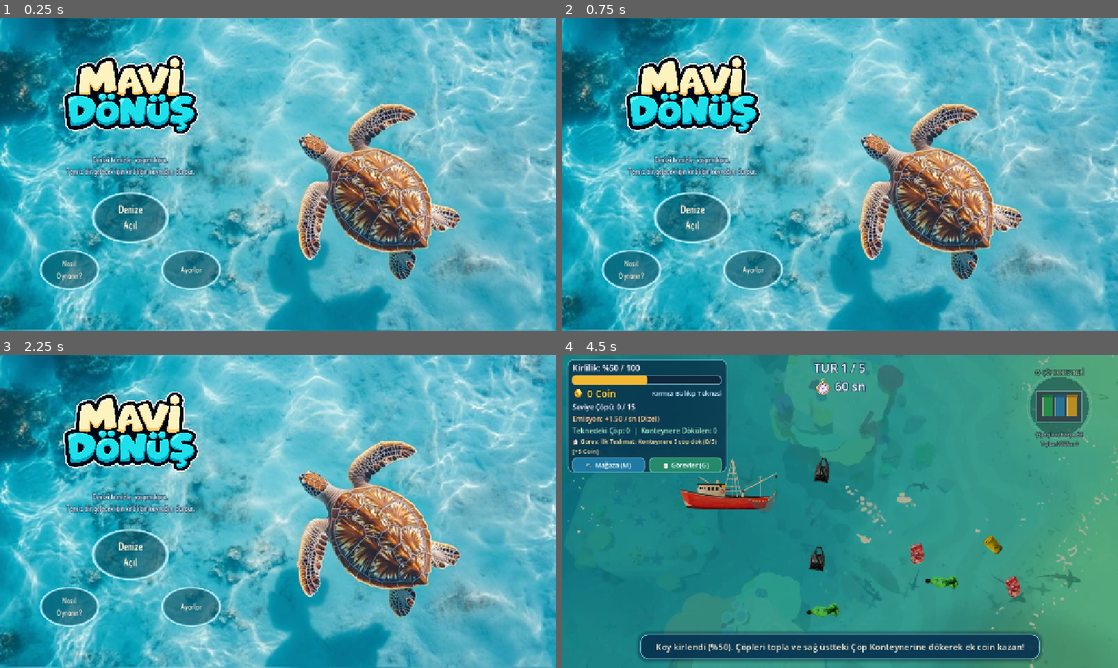
Above: before the commit, frames 1-4 (two rows, left to right).
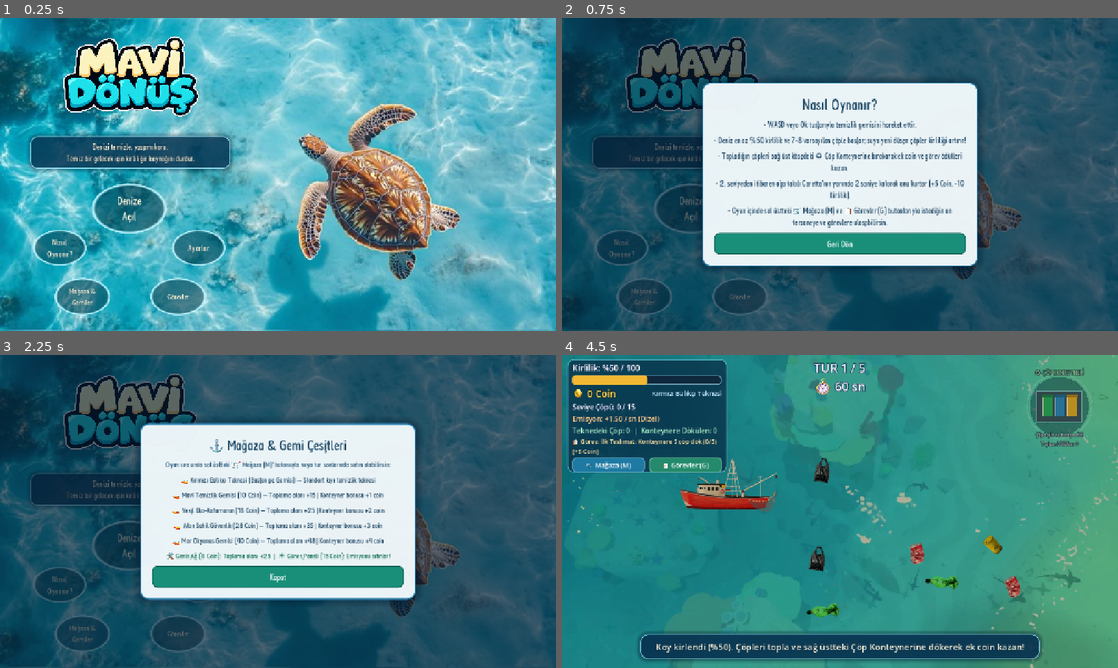
Above: after the commit, the same moments.

Repository: tubaiskol/Mavi-Donus-Hackathon-Team22
Game: Godot game, scene res://scenes/main_menu.tscn
The game is run twice, just before and just after one commit, with the same random seed, the same clock (stepped at 60 frames per second) and the same inputs. The engine's default icon, where the game draws it, is replaced by a stand-in: a white triangle on a blue panel in a dark square.
Inputs (mouse positions are in pixels of both pictures, inside the frame that each line leads up to):
- Up to frame 1 (0.25 s): no input
- Up to frame 2 (0.75 s): click "Nasıl Oynanır?" at 0.5 s
- Up to frame 3 (2.25 s): click "Ayarlar" at 1.25 s; click (83, 633) at 2 s, where only the run after the commit has a clickable "Mağaza & Gemiler"
- Up to frame 4 (4.5 s): click (739, 633) at 2.75 s, where only the run after the commit has a clickable "Görevler"; click (840, 577) at 3.5 s, where only the run after the commit has a clickable "Kapat"; click "Denize Açıl" at 4.25 s

The runs differ from the first frame. In frame 1, 16% of the frame differs, in the area x 5-42%, y 5-96%; in frame 2, 100%, in the area x 0-100%, y 0-100%; in frame 3, 99%; in frame 4, nothing differs.

Commit message:
yeni ayarlar penceresi, kalın ses barları ve tam açık kapalı butonları eklendi

Diff:
--- a/scripts/main_menu.gd
+++ b/scripts/main_menu.gd
@@ -1,13 +1,63 @@
 extends Control
 
+const MENU_FONT := preload("res://assets/menu_font.ttf")
+
 @onready var start_button: TextureButton = $CenterContainer/MenuBox/ButtonsBox/StartButton
+@onready var help_button: TextureButton = $CenterContainer/MenuBox/ButtonsBox/HelpButton
+@onready var settings_button: TextureButton = $CenterContainer/MenuBox/ButtonsBox/SettingsButton
+
+var _howto_overlay: Control
+var _settings_overlay: Control
+var _fleet_overlay: Control
+var _quests_overlay: Control
+
+var _music_slider: HSlider
+var _sfx_slider: HSlider
+var _music_toggle_box: Button
+var _sfx_toggle_box: Button
 
 
 func _ready() -> void:
 	get_tree().paused = false
 	GameState.running = false
 	start_button.pressed.connect(_start_game)
+	help_button.pressed.connect(_open_howto)
+	settings_button.pressed.connect(_open_settings)
+	_style_subtitle_banner()
 	_position_menu_buttons()
+	_build_modals()
+
+
+func _style_subtitle_banner() -> void:
+	# Ana menüdeki alt açıklama yazısına (InfoLabel) şık deniz temalı UI kartı ekle
+	var menu_box: VBoxContainer = $CenterContainer/MenuBox
+	var info_label: Label = menu_box.get_node_or_null("InfoLabel") as Label
+	if info_label == null:
+		return
+
+	var banner := PanelContainer.new()
+	banner.name = "SubtitleBanner"
+	var sb := StyleBoxFlat.new()
+	sb.bg_color = Color(0.03, 0.22, 0.34, 0.76)
+	sb.border_color = Color(0.62, 0.92, 1.0, 0.82)
+	sb.set_border_width_all(2)
+	sb.set_corner_radius_all(16)
+	sb.content_margin_left = 18
+	sb.content_margin_right = 18
+	sb.content_margin_top = 12
+	sb.content_margin_bottom = 12
+	sb.shadow_color = Color(0.0, 0.08, 0.16, 0.38)
+	sb.shadow_size = 10
+	banner.add_theme_stylebox_override("panel", sb)
+
+	var idx := info_label.get_index()
+	menu_box.add_child(banner)
+	menu_box.move_child(banner, idx)
+	info_label.reparent(banner)
+	info_label.add_theme_font_size_override("font_size", 19)
+	info_label.add_theme_color_override("font_color", Color(1.0, 0.98, 0.88))
+	info_label.add_theme_color_override("font_outline_color", Color(0.04, 0.18, 0.28, 0.96))
+	info_label.add_theme_constant_override("outline_size", 5)
 
 
 func _start_game() -> void:
@@ -16,25 +66,509 @@
 	start_button.disabled = true
 	get_tree().change_scene_to_file("res://scenes/main.tscn")
 
+
+func _open_howto() -> void:
+	if AudioManager:
+		AudioManager.play_button()
+	if _howto_overlay:
+		_howto_overlay.show()
+
+
+func _open_settings() -> void:
+	if AudioManager:
+		AudioManager.play_button()
+	if _settings_overlay:
+		_refresh_settings_ui()
+		_settings_overlay.show()
+
+
+func _open_fleet() -> void:
+	if AudioManager:
+		AudioManager.play_button()
+	if _fleet_overlay:
+		_fleet_overlay.show()
+
+
+func _open_quests() -> void:
+	if AudioManager:
+		AudioManager.play_button()
+	if _quests_overlay:
+		_quests_overlay.show()
+
+
+func _build_modals() -> void:
+	var ui_theme := Theme.new()
+	if MENU_FONT:
+		ui_theme.default_font = MENU_FONT
+		ui_theme.default_font_size = 20
+
+	# --- NASIL OYNANIR MODALI (mavi_donus tarzı) ---
+	var howto_vb := _create_modal_card("HowToModal", ui_theme)
+	_howto_overlay = get_node("HowToModal")
+
+	howto_vb.add_child(_modal_label("Nasıl Oynanır?", 36, Color(0.06, 0.24, 0.36)))
+	howto_vb.add_child(_modal_label("• WASD veya Ok tuşlarıyla temizlik gemisini hareket ettir.", 19))
+	howto_vb.add_child(_modal_label("• Deniz en az %50 kirlilik ve 7-8 varsayılan çöple başlar; suya yeni düşen çöpler kirliliği artırır!", 19))
+	howto_vb.add_child(_modal_label("• Topladığın çöpleri sağ üst köşedeki ♻️ Çöp Konteynerine bırakarak ek coin ve görev ödülleri kazan.", 19))
+	howto_vb.add_child(_modal_label("• 2. seviyeden itibaren ağa takılı Caretta'nın yanında 2 saniye kalarak onu kurtar (+5 Coin, -10 Kirlilik).", 19))
+	howto_vb.add_child(_modal_label("• Oyun içinde sol üstteki 🛒 Mağaza (M) ve 📋 Görevler (G) butonlarıyla istediğin an tersaneye ve görevlere ulaşabilirsin.", 19))
+	howto_vb.add_child(_modal_button("Geri Dön", func():
+		if AudioManager:
+			AudioManager.play_button()
+		_howto_overlay.hide()
+	))
+
+	# --- MAĞAZA & GEMİLER TANITIM MODALI ---
+	var fleet_vb := _create_modal_card("FleetModal", ui_theme)
+	_fleet_overlay = get_node("FleetModal")
+	fleet_vb.add_child(_modal_label("⚓ Mağaza & Gemi Çeşitleri", 34, Color(0.06, 0.24, 0.36)))
+	fleet_vb.add_child(_modal_label("Oyun sırasında sol üstteki '🛒 Mağaza (M)' butonuyla veya tur sonlarında satın alabilirsin:", 18, Color(0.18, 0.36, 0.48)))
+	for boat_id in GameState.BOAT_ORDER:
+		var info: Dictionary = GameState.BOAT_CATALOG[boat_id]
+		var cost_txt := "Başlangıç Gemisi" if int(info["cost"]) == 0 else "%d Coin" % int(info["cost"])
+		fleet_vb.add_child(_modal_label("🚤 %s (%s) — %s" % [info["name"], cost_txt, info["desc"]], 18))
+	fleet_vb.add_child(_modal_label("🛠️ Geniş Ağ (8 Coin): Toplama alanı +25  |  ☀️ Güneş Paneli (15 Coin): Emisyonu sıfırlar!", 18, Color(0.10, 0.46, 0.36)))
+	fleet_vb.add_child(_modal_button("Kapat", func():
+		if AudioManager:
+			AudioManager.play_button()
+		_fleet_overlay.hide()
+	))
+
+	# --- GÖREVLER MODALI ---
+	var quests_vb := _create_modal_card("QuestsPreviewModal", ui_theme)
+	_quests_overlay = get_node("QuestsPreviewModal")
+	quests_vb.add_child(_modal_label("📋 Deniz Temizliği Görevleri", 34, Color(0.06, 0.24, 0.36)))
+	quests_vb.add_child(_modal_label("Oyun içinde bu görevleri tamamlayarak ekstra coin ödülleri kazanırsın:", 18, Color(0.18, 0.36, 0.48)))
+	for q in GameState.quests:
+		quests_vb.add_child(_modal_label("🎯 %s  —  Ödül: +%d Coin" % [q["title"], int(q["reward"])], 18))
+	quests_vb.add_child(_modal_button("Kapat", func():
+		if AudioManager:
+			AudioManager.play_button()
+		_quests_overlay.hide()
+	))
+
+	# --- AYARLAR MODALI (Referans görseldeki OPTIONS tarzı) ---
+	_build_sweet_settings_modal(ui_theme)
+
+
+func _build_sweet_settings_modal(ui_theme: Theme) -> void:
+	_settings_overlay = Control.new()
+	_settings_overlay.name = "SettingsModal"
+	_settings_overlay.set_anchors_and_offsets_preset(Control.PRESET_FULL_RECT)
+	_settings_overlay.visible = false
+	_settings_overlay.theme = ui_theme
+	add_child(_settings_overlay)
+
+	var dim := ColorRect.new()
+	dim.color = Color(0.02, 0.10, 0.20, 0.68)
+	dim.set_anchors_and_offsets_preset(Control.PRESET_FULL_RECT)
+	_settings_overlay.add_child(dim)
+
+	var cc := CenterContainer.new()
+	cc.set_anchors_and_offsets_preset(Control.PRESET_FULL_RECT)
+	_settings_overlay.add_child(cc)
+
+	# Mavi-turkuaz parlak çerçeveli ana kart (OPTIONS görseli tarzı)
+	var card := PanelContainer.new()
+	var card_sb := StyleBoxFlat.new()
+	card_sb.bg_color = Color(0.24, 0.76, 0.94, 0.97)
+	card_sb.border_color = Color(0.92, 0.99, 1.0, 0.98)
+	card_sb.set_border_width_all(5)
+	card_sb.set_corner_radius_all(28)
+	card_sb.content_margin_left = 34
+	card_sb.content_margin_right = 34
+	card_sb.content_margin_top = 26
+	card_sb.content_margin_bottom = 28
+	card_sb.shadow_color = Color(0.02, 0.14, 0.28, 0.52)
+	card_sb.shadow_size = 20
+	card.add_theme_stylebox_override("panel", card_sb)
+	cc.add_child(card)
+
+	var vb := VBoxContainer.new()
+	vb.custom_minimum_size = Vector2(460, 0)
+	vb.add_theme_constant_override("separation", 22)
+	card.add_child(vb)
+
+	# Üst Başlık Satırı: Büyük sarı-turuncu konturlu "AYARLAR" + sağ üst "✖" butonu
+	var header_hb := HBoxContainer.new()
+	header_hb.alignment = BoxContainer.ALIGNMENT_CENTER
+	vb.add_child(header_hb)
+
+	var spacer_left := Control.new()
+	spacer_left.custom_minimum_size = Vector2(42, 42)
+	header_hb.add_child(spacer_left)
+
+	var title_lbl := Label.new()
+	title_lbl.text = "AYARLAR"
+	title_lbl.size_flags_horizontal = Control.SIZE_EXPAND_FILL
+	title_lbl.horizontal_alignment = HORIZONTAL_ALIGNMENT_CENTER
+	title_lbl.add_theme_font_size_override("font_size", 46)
+	title_lbl.add_theme_color_override("font_color", Color(1.0, 0.84, 0.20))
+	title_lbl.add_theme_color_override("font_outline_color", Color(0.56, 0.24, 0.05, 1.0))
+	title_lbl.add_theme_constant_override("outline_size", 10)
+	header_hb.add_child(title_lbl)
+
+	var close_x_btn := Button.new()
+	close_x_btn.text = "✖"
+	close_x_btn.custom_minimum_size = Vector2(42, 42)
+	close_x_btn.add_theme_font_size_override("font_size", 20)
+	close_x_btn.add_theme_color_override("font_color", Color(0.65, 0.12, 0.08))
+	var x_sb := StyleBoxFlat.new()
+	x_sb.bg_color = Color(1.0, 0.76, 0.18)
+	x_sb.border_color = Color(0.92, 0.28, 0.16)
+	x_sb.set_border_width_all(3)
+	x_sb.set_corner_radius_all(21)
+	close_x_btn.add_theme_stylebox_override("normal", x_sb)
+	close_x_btn.add_theme_stylebox_override("hover", x_sb)
+	close_x_btn.add_theme_stylebox_override("pressed", x_sb)
+	close_x_btn.pressed.connect(func():
+		if AudioManager:
+			AudioManager.play_button()
+		_settings_overlay.hide()
+	)
+	header_hb.add_child(close_x_btn)
+
+	# 1. Satır: 🎵 Müzik (Büyük yazı + kalın kısa bar + sağda kare ful açık/kapalı kutusu)
+	var music_row := _create_audio_control_row(
+		"🎵 Müzik",
+		func(val: float):
+			if AudioManager:
+				AudioManager.set_music_volume(val)
+			_refresh_settings_ui(),
+		func():
+			if AudioManager:
+				var next_val := 0.0 if AudioManager.music_volume > 1.0 else 100.0
+				AudioManager.set_music_volume(next_val)
+				AudioManager.play_button()
+			_refresh_settings_ui()
+	)
+	_music_slider = music_row["slider"]
+	_music_toggle_box = music_row["box"]
+	vb.add_child(music_row["container"])
+
+	# 2. Satır: 🔊 Ses (Büyük yazı + kalın kısa bar + sağda kare ful açık/kapalı kutusu)
+	var sfx_row := _create_audio_control_row(
+		"🔊 Ses",
+		func(val: float):
+			if AudioManager:
+				AudioManager.set_sfx_volume(val)
+			_refresh_settings_ui(),
+		func():
+			if AudioManager:
+				var next_val := 0.0 if AudioManager.sfx_volume > 1.0 else 100.0
+				AudioManager.set_sfx_volume(next_val)
+				if next_val > 0.0:
+					AudioManager.play_button()
+			_refresh_settings_ui()
+	)
+	_sfx_slider = sfx_row["slider"]
+	_sfx_toggle_box = sfx_row["box"]
+	vb.add_child(sfx_row["container"])
+
+	# Alt Buton: Görseldeki parlak turuncu-sarı "Quit / Tamam" butonu tarzında
+	var bottom_center := HBoxContainer.new()
+	bottom_center.alignment = BoxContainer.ALIGNMENT_CENTER
+	vb.add_child(bottom_center)
+
+	var ok_btn := Button.new()
+	ok_btn.text = "TAMAM"
+	ok_btn.custom_minimum_size = Vector2(210, 56)
+	ok_btn.add_theme_font_size_override("font_size", 28)
+	ok_btn.add_theme_color_override("font_color", Color(1.0, 0.98, 0.85))
+	ok_btn.add_theme_color_override("font_outline_color", Color(0.55, 0.22, 0.04))
+	ok_btn.add_theme_constant_override("outline_size", 6)
+
+	var ok_normal := StyleBoxFlat.new()
+	ok_normal.bg_color = Color(0.98, 0.62, 0.14)
+	ok_normal.border_color = Color(1.0, 0.94, 0.68)
+	ok_normal.set_border_width_all(3)
+	ok_normal.set_corner_radius_all(28)
+	ok_normal.shadow_color = Color(0.45, 0.18, 0.02, 0.45)
+	ok_normal.shadow_size = 8
+
+	var ok_hover := ok_normal.duplicate() as StyleBoxFlat
+	ok_hover.bg_color = Color(1.0, 0.70, 0.22)
+
+	var ok_pressed := ok_normal.duplicate() as StyleBoxFlat
+	ok_pressed.bg_color = Color(0.86, 0.50, 0.10)
+
+	ok_btn.add_theme_stylebox_override("normal", ok_normal)
+	ok_btn.add_theme_stylebox_override("hover", ok_hover)
+	ok_btn.add_theme_stylebox_override("pressed", ok_pressed)
+	ok_btn.pressed.connect(func():
+		if AudioManager:
+			AudioManager.play_button()
+		_settings_overlay.hide()
+	)
+	bottom_center.add_child(ok_btn)
+
+	_refresh_settings_ui()
+
+
+func _create_audio_control_row(label_text: String, on_slide: Callable, on_box_toggle: Callable) -> Dictionary:
+	var hb := HBoxContainer.new()
+	hb.alignment = BoxContainer.ALIGNMENT_CENTER
+	hb.add_theme_constant_override("separation", 14)
+
+	# Sol: Daha büyük ve kalın ses etiketi
+	var lbl := Label.new()
+	lbl.text = label_text
+	lbl.custom_minimum_size = Vector2(145, 44)
+	lbl.vertical_alignment = VERTICAL_ALIGNMENT_CENTER
+	lbl.add_theme_font_size_override("font_size", 28)
+	lbl.add_theme_color_override("font_color", Color(0.04, 0.26, 0.48))
+	lbl.add_theme_color_override("font_outline_color", Color(0.88, 0.98, 1.0, 0.90))
+	lbl.add_theme_constant_override("outline_size", 5)
+	hb.add_child(lbl)
+
+	# Orta: Daha kalın ve daha kısa slider barı (turuncu-kırmızı dolgu + beyaz || tutamaç)
+	var slider := HSlider.new()
+	slider.min_value = 0.0
+	slider.max_value = 100.0
+	slider.step = 1.0
+	slider.custom_minimum_size = Vector2(210, 42)
+	slider.size_flags_vertical = Control.SIZE_SHRINK_CENTER
+
+	var track_sb := StyleBoxFlat.new()
+	track_sb.bg_color = Color(0.08, 0.44, 0.70)
+	track_sb.border_color = Color(0.76, 0.95, 1.0, 0.92)
+	track_sb.set_border_width_all(2)
+	track_sb.set_corner_radius_all(14)
+	track_sb.content_margin_top = 13
+	track_sb.content_margin_bottom = 13
+
+	var fill_sb := StyleBoxFlat.new()
+	fill_sb.bg_color = Color(0.96, 0.44, 0.18)
+	fill_sb.border_color = Color(1.0, 0.84, 0.32)
+	fill_sb.set_border_width_all(2)
+	fill_sb.set_corner_radius_all(14)
+	fill_sb.content_margin_top = 13
+	fill_sb.content_margin_bottom = 13
+
+	var fill_hl_sb := fill_sb.duplicate() as StyleBoxFlat
+	fill_hl_sb.bg_color = Color(1.0, 0.54, 0.22)
+
+	var grabber_tex := _make_pill_grabber_texture(false)
+	var grabber_hl_tex := _make_pill_grabber_texture(true)
+
+	slider.add_theme_stylebox_override("slider", track_sb)
+	slider.add_theme_stylebox_override("grabber_area", fill_sb)
+	slider.add_theme_stylebox_override("grabber_area_highlight", fill_hl_sb)
+	slider.add_theme_icon_override("grabber", grabber_tex)
+	slider.add_theme_icon_override("grabber_highlight", grabber_hl_tex)
+	slider.value_changed.connect(on_slide)
+	hb.add_child(slider)
+
+	# En sağ: Kare kutu kısayolu (Ful Açık / Ful Kapalı)
+	var box_btn := Button.new()
+	box_btn.custom_minimum_size = Vector2(46, 46)
+	box_btn.tooltip_text = "Kısayol: Tam Açık (100%) / Tam Kapalı (0%)"
+	box_btn.add_theme_font_size_override("font_size", 22)
+	box_btn.pressed.connect(on_box_toggle)
+	hb.add_child(box_btn)
+
+	return {
+		"container": hb,
+		"slider": slider,
+		"box": box_btn
+	}
+
+
+func _style_shortcut_box(box_btn: Button, is_open: bool) -> void:
+	box_btn.text = "✓" if is_open else "✕"
+	box_btn.add_theme_color_override("font_color", Color.WHITE)
+	box_btn.add_theme_color_override("font_outline_color", Color(0.06, 0.20, 0.32))
+	box_btn.add_theme_constant_override("outline_size", 4)
+
+	var sb := StyleBoxFlat.new()
+	if is_open:
+		sb.bg_color = Color(0.18, 0.76, 0.38)
+		sb.border_color = Color(0.88, 1.0, 0.90)
+	else:
+		sb.bg_color = Color(0.86, 0.28, 0.24)
+		sb.border_color = Color(1.0, 0.86, 0.84)
+	sb.set_border_width_all(3)
+	sb.set_corner_radius_all(10)
+
+	var hover := sb.duplicate() as StyleBoxFlat
+	hover.bg_color = sb.bg_color.lightened(0.12)
+
+	box_btn.add_theme_stylebox_override("normal", sb)
+	box_btn.add_theme_stylebox_override("hover", hover)
+	box_btn.add_theme_stylebox_override("pressed", sb)
+
+
+func _make_pill_grabber_texture(highlight: bool) -> ImageTexture:
+	# Görseldeki beyaz kapsül üzerinde mavi "||" çizgili tutamaç
+	var w := 28
+	var h := 36
+	var img := Image.create(w, h, false, Image.FORMAT_RGBA8)
+	img.fill(Color(0, 0, 0, 0))
+
+	var body_col := Color(1.0, 1.0, 1.0, 1.0) if not highlight else Color(1.0, 0.98, 0.88, 1.0)
+	var border_col := Color(0.55, 0.82, 0.96, 1.0)
+	var bar_col := Color(0.10, 0.42, 0.68, 1.0)
+
+	for y in h:
+		for x in w:
+			var dx := absf(float(x) - float(w - 1) * 0.5)
+			var dy := maxf(absf(float(y) - float(h - 1) * 0.5) - 5.0, 0.0)
+			var dist := sqrt(dx * dx + dy * dy)
+			if dist <= 12.5:
+				if dist >= 10.2:
+					img.set_pixel(x, y, border_col)
+				else:
+					img.set_pixel(x, y, body_col)
+
+	for y in range(11, h - 11):
+		for x in [10, 11, 16, 17]:
+			img.set_pixel(x, y, bar_col)
+
+	return ImageTexture.create_from_image(img)
+
+
+func _create_modal_card(modal_name: String, ui_theme: Theme) -> VBoxContainer:
+	var overlay := Control.new()
+	overlay.name = modal_name
+	overlay.set_anchors_and_offsets_preset(Control.PRESET_FULL_RECT)
+	overlay.visible = false
+	overlay.theme = ui_theme
+	add_child(overlay)
+
+	var dim := ColorRect.new()
+	dim.color = Color(0.02, 0.10, 0.18, 0.65)
+	dim.set_anchors_and_offsets_preset(Control.PRESET_FULL_RECT)
+	overlay.add_child(dim)
+
+	var cc := CenterContainer.new()
+	cc.set_anchors_and_offsets_preset(Control.PRESET_FULL_RECT)
+	overlay.add_child(cc)
+
+	var pc := PanelContainer.new()
+	var sb := StyleBoxFlat.new()
+	sb.bg_color = Color(0.96, 0.99, 1.0, 0.95)
+	sb.border_color = Color(0.18, 0.56, 0.76, 0.85)
+	sb.set_border_width_all(3)
+	sb.set_corner_radius_all(20)
+	sb.set_content_margin_all(28)
+	sb.shadow_color = Color(0.0, 0.08, 0.16, 0.38)
+	sb.shadow_size = 18
+	pc.add_theme_stylebox_override("panel", sb)
+	cc.add_child(pc)
+
+	var vb := VBoxContainer.new()
+	vb.custom_minimum_size = Vector2(580, 0)
+	vb.add_theme_constant_override("separation", 12)
+	pc.add_child(vb)
+	return vb
+
+
+func _modal_label(text: String, fsize := 20, color := Color(0.12, 0.28, 0.40)) -> Label:
+	var l := Label.new()
+	l.text = text
+	l.horizontal_alignment = HORIZONTAL_ALIGNMENT_CENTER
+	l.autowrap_mode = TextServer.AUTOWRAP_WORD_SMART
+	l.add_theme_font_size_override("font_size", fsize)
+	l.add_theme_color_override("font_color", color)
+	return l
+
+
+func _modal_button(text: String, cb: Callable, primary := true) -> Button:
+	var b := Button.new()
+	b.text = text
+	b.custom_minimum_size = Vector2(0, 50)
+	b.add_theme_font_size_override("font_size", 21)
+	b.pressed.connect(cb)
+
+	var normal := StyleBoxFlat.new()
+	var hover := StyleBoxFlat.new()
+	var pressed := StyleBoxFlat.new()
+	for sb in [normal, hover, pressed]:
+		sb.set_corner_radius_all(12)
+		sb.set_border_width_all(2)
+
+	if primary:
+		normal.bg_color = Color(0.10, 0.56, 0.48)
+		normal.border_color = Color(0.06, 0.38, 0.32)
+		hover.bg_color = Color(0.14, 0.66, 0.56)
+		hover.border_color = Color(0.08, 0.46, 0.38)
+		pressed.bg_color = Color(0.08, 0.44, 0.38)
+		pressed.border_color = Color(0.05, 0.30, 0.26)
+	else:
+		normal.bg_color = Color(0.14, 0.34, 0.48)
+		normal.border_color = Color(0.24, 0.56, 0.74)
+		hover.bg_color = Color(0.18, 0.44, 0.62)
+		hover.border_color = Color(0.34, 0.70, 0.90)
+		pressed.bg_color = Color(0.10, 0.26, 0.38)
+		pressed.border_color = Color(0.18, 0.46, 0.64)
+
+	b.add_theme_color_override("font_color", Color.WHITE)
+	b.add_theme_color_override("font_hover_color", Color.WHITE)
+	b.add_theme_color_override("font_pressed_color", Color.WHITE)
+	b.add_theme_stylebox_override("normal", normal)
+	b.add_theme_stylebox_override("hover", hover)
+	b.add_theme_stylebox_override("pressed", pressed)
+	return b
+
+
+func _refresh_settings_ui() -> void:
+	var m_vol := AudioManager.music_volume if AudioManager else 80.0
+	var s_vol := AudioManager.sfx_volume if AudioManager else 85.0
+
+	if _music_slider:
+		_music_slider.set_value_no_signal(m_vol)
+	if _sfx_slider:
+		_sfx_slider.set_value_no_signal(s_vol)
+
+	if _music_toggle_box:
+		_style_shortcut_box(_music_toggle_box, m_vol > 1.0)
+	if _sfx_toggle_box:
+		_style_shortcut_box(_sfx_toggle_box, s_vol > 1.0)
+
+
 func _position_menu_buttons() -> void:
 	var box: Control = $CenterContainer/MenuBox/ButtonsBox
-	box.custom_minimum_size = Vector2(420, 280)
+	box.custom_minimum_size = Vector2(460, 340)
 
 	_set_bubble_rect(
 		box.get_node("StartButton"),
-		Vector2(120, 0),
-		180
+		Vector2(140, 0),
+		175
 	)
 	_set_bubble_rect(
 		box.get_node("HelpButton"),
-		Vector2(0, 140),
-		140
+		Vector2(5, 115),
+		125
 	)
 	_set_bubble_rect(
 		box.get_node("SettingsButton"),
-		Vector2(280, 140),
-		140
-	)
+		Vector2(325, 115),
+		125
+	)
+
+	# Ana ekranda Mağaza & Gemiler ve Görevler baloncuk butonları
+	var shop_btn := _create_extra_bubble_button("Mağaza &\nGemiler", Vector2(55, 225), 130, _open_fleet)
+	box.add_child(shop_btn)
+
+	var quests_btn := _create_extra_bubble_button("Görevler", Vector2(275, 225), 130, _open_quests)
+	box.add_child(quests_btn)
+
+
+func _create_extra_bubble_button(label_text: String, pos: Vector2, diameter: float, cb: Callable) -> TextureButton:
+	var b := TextureButton.new()
+	var lbl := Label.new()
+	lbl.name = "BubbleText"
+	lbl.text = label_text
+	if MENU_FONT:
+		lbl.add_theme_font_override("font", MENU_FONT)
+	lbl.add_theme_font_size_override("font_size", 18)
+	lbl.add_theme_color_override("font_color", Color(1, 0.972549, 0.85882354, 1))
+	lbl.add_theme_color_override("font_outline_color", Color(0.08235294, 0.3019608, 0.40784314, 1))
+	lbl.add_theme_constant_override("outline_size", 2)
+	b.add_child(lbl)
+	_set_bubble_rect(b, pos, diameter)
+	b.pressed.connect(cb)
+	return b
 
 
 func _set_bubble_rect(
@@ -46,13 +580,13 @@
 	button.ignore_texture_size = true
 	button.stretch_mode = TextureButton.STRETCH_KEEP_ASPECT_CENTERED
 	button.texture_normal = _make_oval_texture(
-		Color(0.03, 0.24, 0.30, 0.50)
+		Color(0.03, 0.24, 0.30, 0.56)
 	)
 	button.texture_hover = _make_oval_texture(
-		Color(0.04, 0.34, 0.42, 0.68)
+		Color(0.04, 0.36, 0.45, 0.74)
 	)
 	button.texture_pressed = _make_oval_texture(
-		Color(0.02, 0.16, 0.22, 0.78)
+		Color(0.02, 0.16, 0.22, 0.82)
 	)
 	button.custom_minimum_size = Vector2.ZERO
 
